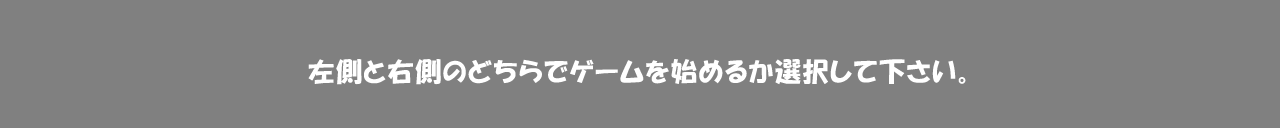
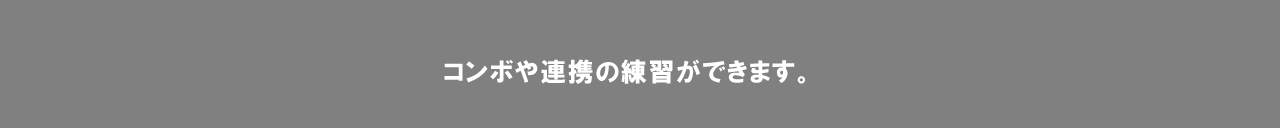
Layer changes from the first (1280, 128) image to the second:
hid "左側と右側のどちらでゲームを始めるか選択して下さい。", painted on it over (308, 59, 966, 85)
showed "コンボや連携の練習ができます。", painted on it over (438, 59, 810, 85)
